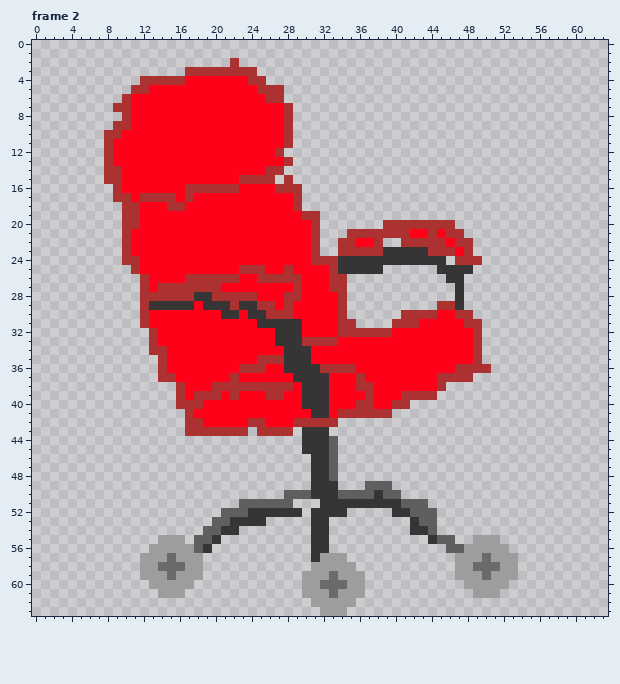
Pixel-art file -- draclove-love/typeshit/zidle_idle.aseprite. This is how it looked before the edit.
64x64 pixels, 8 frames. Shown: frame 2. The commit also changed other frames, which this record leaves out.
After:
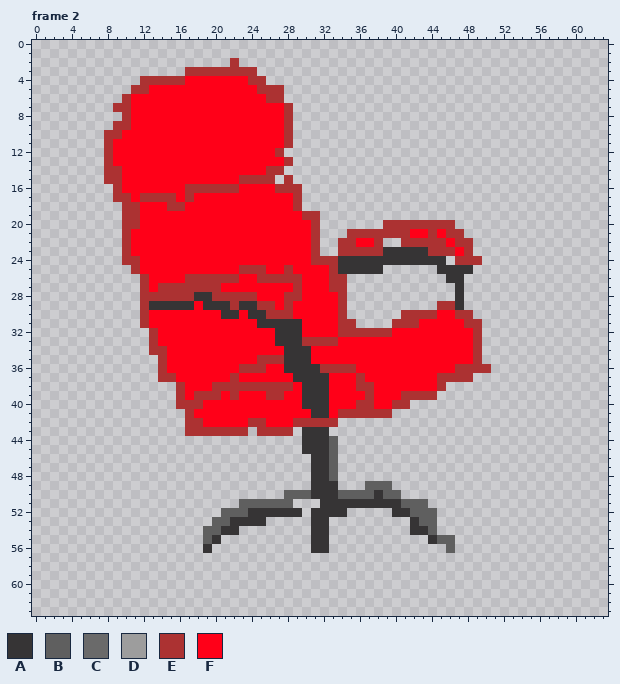
Palette (. is transparent): A #363435  B #5f5f5f  C #6a6a6a  D #9d9d9d  E #ac3232  F #ff0018
The exact change:
--- frame 2
@@ x 0..63 @@
 54 ...................BBAA........AA.........AAB...................
-55 ..............DDD.BBA..........AA...........ABB..DDD............
-56 .............DDDDDBA...........AA.............BBDDDDD...........
-57 ............DDDCDDD............ADDD............DDDCDDD..........
-58 ............DDCCCDD............DDDDD...........DDCCCDD..........
-59 ............DDDCDDD...........DDDCDDD..........DDDCDDD..........
-60 .............DDDDD............DDCCCDD...........DDDDD...........
-61 ..............DDD.............DDDCDDD............DDD............
-62 ...............................DDDDD............................
-63 ................................DDD.............................
+55 ...................BA..........AA...........ABB.................
+56 ...................A...........AA.............B.................
+57 ................................................................
+58 ................................................................
+59 ................................................................
+60 ................................................................
+61 ................................................................
+62 ................................................................
+63 ................................................................
